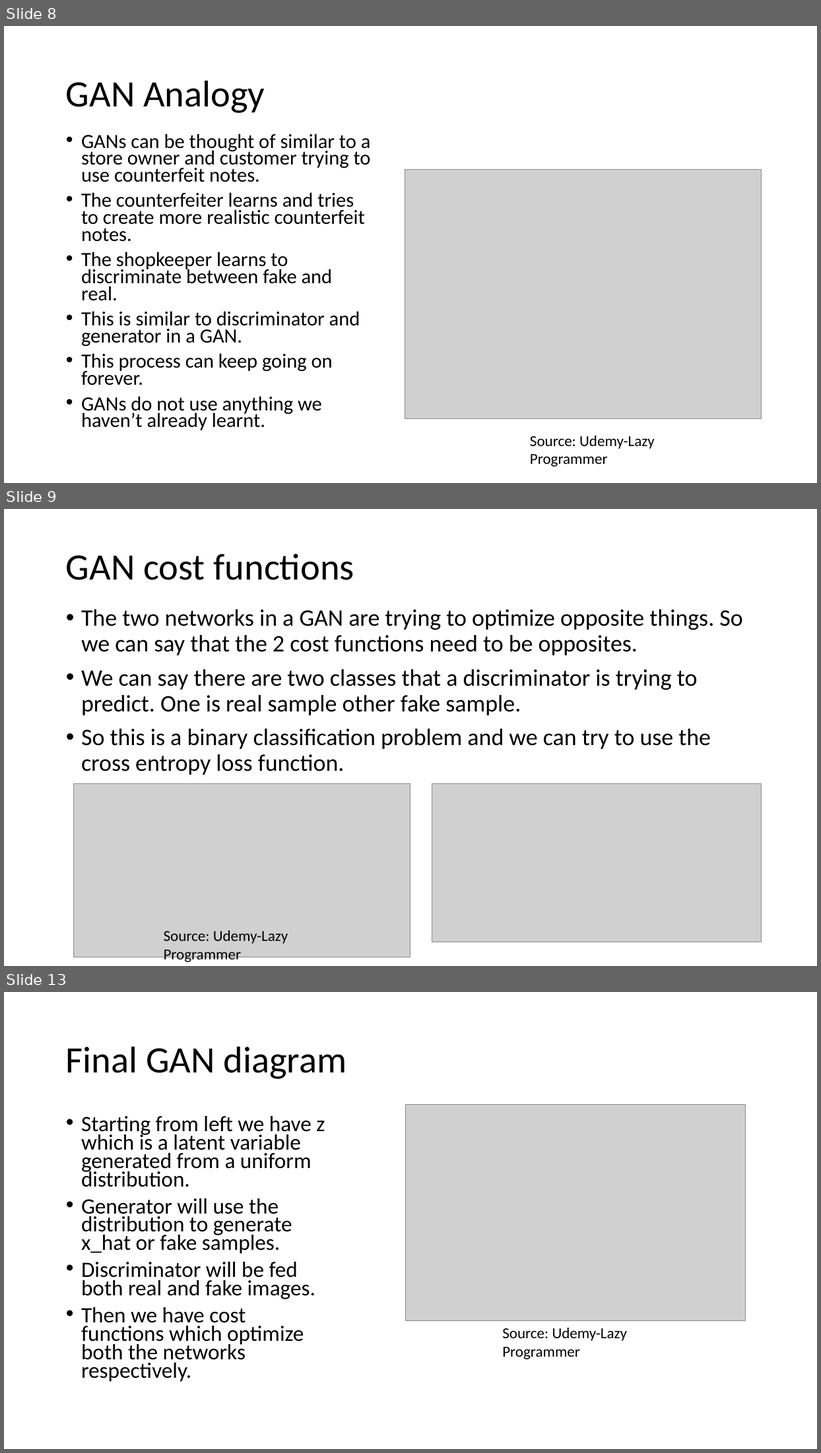
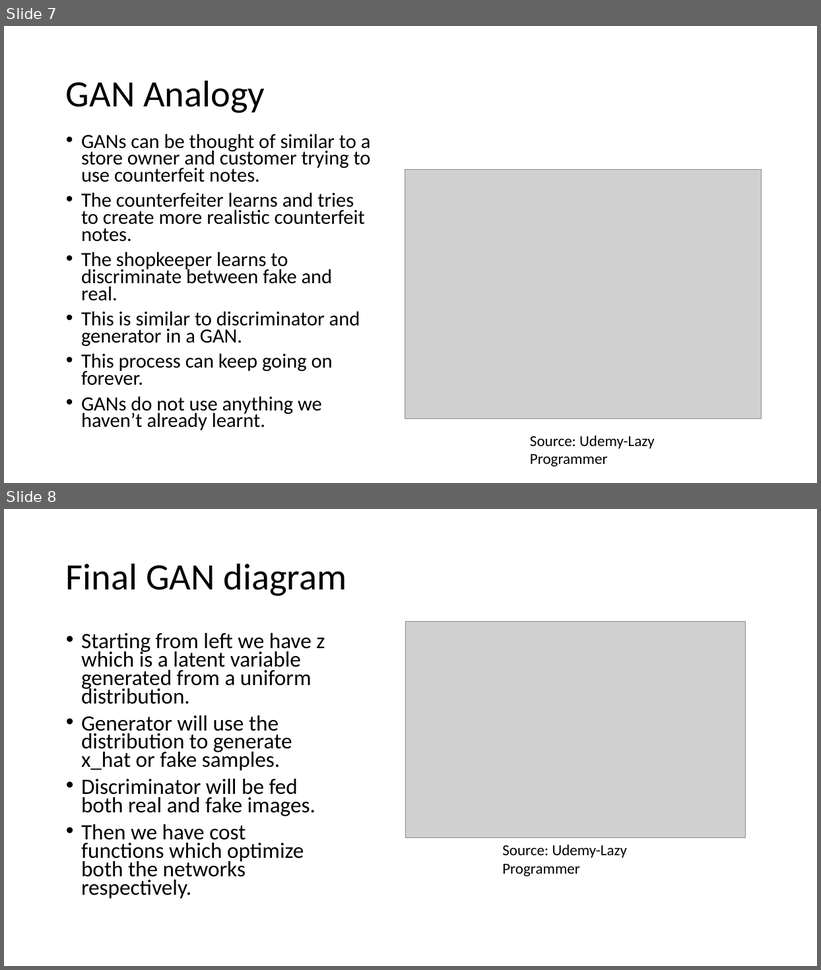
Before and after one commit to arunabh15091989/LighthouseLabs-LectureNotes, a slide deck: W9D3/GAN.pptx. Shown one above the other, each under a label of ours: slides 8, 9 and 13 before the commit, slides 7 and 8 after it; the slides between them are not shown. The pictures are 821x1453 and 821x970 pixels, drawn with LibreOffice and Linux fonts; fonts in the diff are those of the drawing; grey boxes stand for pictures. Boxes give left, top, right and bottom in pixels: in the first picture for what was removed or moved away, otherwise in the second. Text is boxed around its words. In the diff, an @@ line names an element or a change of style, - is before the commit and + after.

```diff
--- a/W9D3/GAN.pptx
+++ b/W9D3/GAN.pptx
@@ slide 9 removed at (4, 509, 817, 966), background #FFFFFF @@
@@ title removed at (66, 554, 354, 580) @@
-GAN cost functions
@@ text removed at (81, 609, 743, 775) @@
-• The two networks in a GAN are trying to optimize opposite things. So we can say that the 2 cost functions need to be opposites.
-• We can say there are two classes that a discriminator is trying to predict. One is real sample other fake sample.
-• So this is a binary classification problem and we can try to use the cross entropy loss function.
@@ picture removed at (73, 784, 411, 958) @@
@@ picture removed at (432, 784, 762, 943) @@
@@ text removed at (164, 931, 288, 964) @@
-Source: Udemy-Lazy Programmer
@@ what was slide 8 is now slide 7 @@
@@ what was slide 13 is now slide 8 @@
```
Also in this commit, not shown: 5 slides added, 8 other slides removed, 8 other files.
